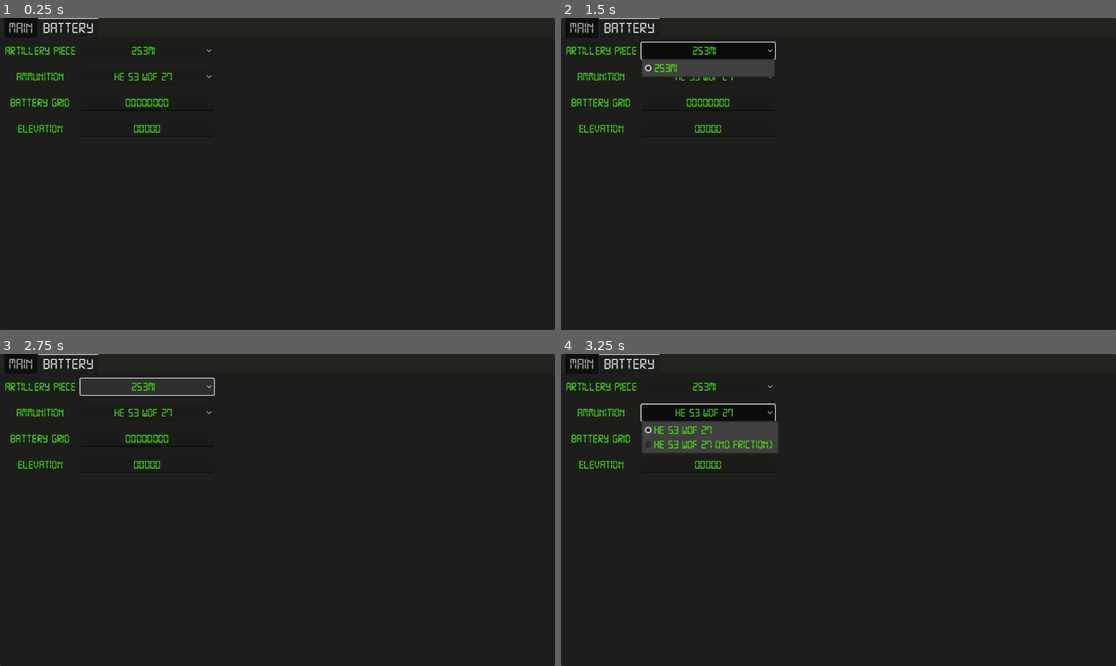
Above: before the commit, frames 1-4 (two rows, left to right).
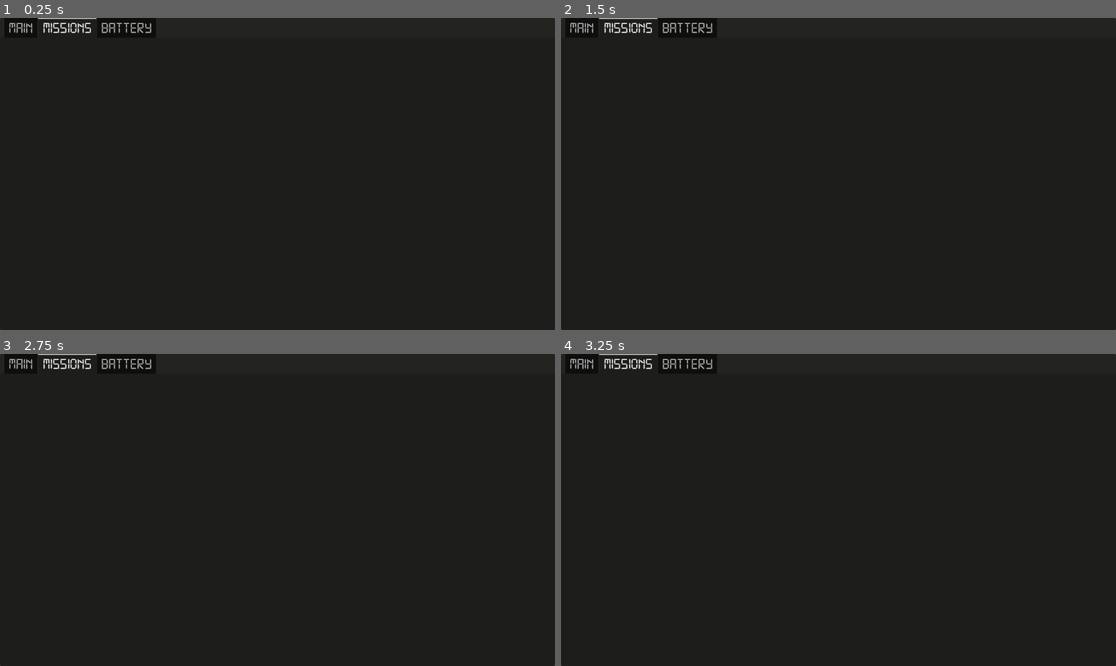
Above: after the commit, the same moments.

Repository: cparadis777/ArmaArtilleryPlanner
Game: Godot game, scene res://UI/main_ui.tscn
Same seed, same stepped clock (60 frames per second), same inputs: the game is played once before the commit and once after it.
Inputs (mouse positions are in pixels of both pictures, inside the frame that each line leads up to):
- Up to frame 1 (0.25 s): no input
- Up to frame 2 (1.5 s): click (710, 49) at 0.5 s, where only the run before the commit has a clickable "2S3M1"; click (710, 77) at 1.25 s, where only the run before the commit has a clickable "HE 53 WOF 27"
- Up to frame 3 (2.75 s): click (149, 385) at 2 s, where only the run before the commit has a clickable "2S3M1"
- Up to frame 4 (3.25 s): click (710, 413) at 2.75 s, where only the run before the commit has a clickable "HE 53 WOF 27"

The runs differ from the first frame. In frame 1, 1.2% of the frame differs, in the area x 0-39%, y 0-37%; in frame 2, 2.6%; in frame 3, 1.5%; in frame 4, 3.6%, in the area x 0-40%, y 0-37%.

Commit message:
Added logic to save mission

Diff:
--- /dev/null
+++ b/Script/resources/mission.gd
@@ -0,0 +1,8 @@
+extends Resource
+class_name Mission
+
+var name: String
+
+var solutions: Array
+var elevation: int
+var distance: int
--- /dev/null
+++ b/UI/MissionRow.tscn
@@ -0,0 +1,18 @@
+[gd_scene load_steps=2 format=3 uid="uid://cd5cttckxufit"]
+
+[ext_resource type="Script" uid="uid://c4fr1kteew6t5" path="res://UI/mission_row.gd" id="1_g4clh"]
+
+[node name="MissionRow" type="HBoxContainer"]
+script = ExtResource("1_g4clh")
+
+[node name="Name" type="Label" parent="."]
+unique_name_in_owner = true
+layout_mode = 2
+
+[node name="Distance" type="Label" parent="."]
+unique_name_in_owner = true
+layout_mode = 2
+
+[node name="Elevation" type="Label" parent="."]
+unique_name_in_owner = true
+layout_mode = 2
--- a/UI/main_ui.gd
+++ b/UI/main_ui.gd
@@ -1,11 +1,14 @@
 extends Control
 
+
+@export var SavePopUp: PackedScene
 
 @export var pieces: Array[ArtilleryPiece]
 
 
 var active_piece: ArtilleryPiece: set = set_active_piece
 var active_shell: ArtilleryShell
+
 
 func _ready() -> void:
 	%PieceSelect.clear()
@@ -63,3 +66,19 @@
 		solutions.append(solution)
 
 	%SolutionsTable.load_solutions(solutions)
+
+
+func save_mission() -> void:
+	var popup = self.SavePopUp.instantiate()
+	self.add_child(popup)
+	popup.create_mission.connect(self.create_mission)
+	popup.popup()
+
+func create_mission(name: String) -> void:
+	var mission = Mission.new()
+	mission.name = name
+	mission.distance = int(%Distance.text)
+	mission.elevation = int(%Elevation.text)
+	mission.solutions = %SolutionsTable.current_solutions
+
+	%MissionsTable.add_mission(mission)
--- a/UI/main_ui.tscn
+++ b/UI/main_ui.tscn
@@ -1,12 +1,14 @@
-[gd_scene load_steps=8 format=3 uid="uid://cd1idgc6v1tt5"]
+[gd_scene load_steps=10 format=3 uid="uid://cd1idgc6v1tt5"]
 
 [ext_resource type="Script" uid="uid://bbvn28ua630ru" path="res://UI/main_ui.gd" id="1_18al3"]
 [ext_resource type="Script" uid="uid://cmc6iqqnpi0r5" path="res://Script/resources/artillery_piece.gd" id="2_1mss6"]
+[ext_resource type="PackedScene" uid="uid://dtn16urdee6cb" path="res://UI/save_popup.tscn" id="2_8occa"]
 [ext_resource type="Resource" uid="uid://c0g70o45nje2c" path="res://Resources/pieces/2S3M1.tres" id="3_3mgtp"]
 [ext_resource type="PackedScene" uid="uid://ka5ai8xh4g83" path="res://UI/SolutionRow.tscn" id="4_3chno"]
 [ext_resource type="Script" uid="uid://cd6bpada0jmiy" path="res://UI/solutions_table.gd" id="4_g6vbv"]
 [ext_resource type="Theme" uid="uid://dqk16k73qpqe2" path="res://Resources/MainTheme.tres" id="4_pdhop"]
 [ext_resource type="PackedScene" uid="uid://d3qlum2yt1ahk" path="res://UI/Target.tscn" id="6_i5dfn"]
+[ext_resource type="Script" uid="uid://codr5gdtu2yvg" path="res://UI/missions_table.gd" id="9_gjj8c"]
 
 [node name="MainUi" type="Control"]
 layout_mode = 3
@@ -16,6 +18,7 @@
 grow_horizontal = 2
 grow_vertical = 2
 script = ExtResource("1_18al3")
+SavePopUp = ExtResource("2_8occa")
 pieces = Array[ExtResource("2_1mss6")]([ExtResource("3_3mgtp")])
 metadata/_edit_lock_ = true
 
@@ -132,10 +135,22 @@
 text = "0"
 alignment = 1
 
-[node name="Button" type="Button" parent="Panel/TabContainer/MAIN/HBoxContainer/LeftSide/MarginContainer/VBoxContainer2/VBoxContainer"]
-layout_mode = 2
+[node name="HBoxContainer" type="HBoxContainer" parent="Panel/TabContainer/MAIN/HBoxContainer/LeftSide/MarginContainer/VBoxContainer2/VBoxContainer"]
+layout_mode = 2
+size_flags_vertical = 3
+alignment = 1
+
+[node name="Button" type="Button" parent="Panel/TabContainer/MAIN/HBoxContainer/LeftSide/MarginContainer/VBoxContainer2/VBoxContainer/HBoxContainer"]
+layout_mode = 2
+size_flags_horizontal = 3
 size_flags_vertical = 4
 text = "Calculate"
+
+[node name="SaveButton" type="Button" parent="Panel/TabContainer/MAIN/HBoxContainer/LeftSide/MarginContainer/VBoxContainer2/VBoxContainer/HBoxContainer"]
+layout_mode = 2
+size_flags_horizontal = 3
+size_flags_vertical = 4
+text = "Save"
 
 [node name="HSeparator" type="HSeparator" parent="Panel/TabContainer/MAIN/HBoxContainer/LeftSide/MarginContainer/VBoxContainer2"]
 layout_mode = 2
@@ -185,13 +200,27 @@
 size_flags_vertical = 4
 metadata/_edit_lock_ = true
 
+[node name="MISSIONS" type="MarginContainer" parent="Panel/TabContainer"]
+layout_mode = 2
+metadata/_tab_index = 1
+
+[node name="HBoxContainer" type="HBoxContainer" parent="Panel/TabContainer/MISSIONS"]
+layout_mode = 2
+alignment = 1
+
+[node name="MissionsTable" type="VBoxContainer" parent="Panel/TabContainer/MISSIONS/HBoxContainer"]
+unique_name_in_owner = true
+layout_mode = 2
+script = ExtResource("9_gjj8c")
+
 [node name="BATTERY" type="MarginContainer" parent="Panel/TabContainer"]
+visible = false
 layout_mode = 2
 theme_override_constants/margin_left = 10
 theme_override_constants/margin_top = 10
 theme_override_constants/margin_right = 10
 theme_override_constants/margin_bottom = 10
-metadata/_tab_index = 1
+metadata/_tab_index = 2
 
 [node name="HBoxContainer" type="HBoxContainer" parent="Panel/TabContainer/BATTERY"]
 layout_mode = 2
@@ -254,7 +283,8 @@
 max_length = 5
 emoji_menu_enabled = false
 
-[connection signal="pressed" from="Panel/TabContainer/MAIN/HBoxContainer/LeftSide/MarginContainer/VBoxContainer2/VBoxContainer/Button" to="." method="_on_calculate_pressed"]
+[connection signal="pressed" from="Panel/TabContainer/MAIN/HBoxContainer/LeftSide/MarginContainer/VBoxContainer2/VBoxContainer/HBoxContainer/Button" to="." method="_on_calculate_pressed"]
+[connection signal="pressed" from="Panel/TabContainer/MAIN/HBoxContainer/LeftSide/MarginContainer/VBoxContainer2/VBoxContainer/HBoxContainer/SaveButton" to="." method="save_mission"]
 [connection signal="item_selected" from="Panel/TabContainer/BATTERY/HBoxContainer/GridContainer/PieceSelect" to="." method="_on_piece_select_item_selected"]
 [connection signal="item_selected" from="Panel/TabContainer/BATTERY/HBoxContainer/GridContainer/AmmoSelect" to="." method="_on_ammo_select_item_selected"]
 
--- /dev/null
+++ b/UI/mission_row.gd
@@ -0,0 +1,7 @@
+extends HBoxContainer
+class_name MissionRow
+
+func parse_mission(mission: Mission) -> void:
+    %Name.text = mission.name
+    %Distance.text = "%d" % (mission.distance)
+    %Elevation.text = "%d" % (mission.elevation)
--- /dev/null
+++ b/UI/missions_table.gd
@@ -0,0 +1,13 @@
+extends VBoxContainer
+class_name MissionsTable
+
+const MissionRowScene: PackedScene = preload("res://UI/MissionRow.tscn")
+
+func clear() -> void:
+	for child in self.get_children():
+		child.queue_free()
+
+func add_mission(mission: Mission) -> void:
+	var new_row = MissionRowScene.instantiate()
+	new_row.parse_mission(mission)
+	self.add_child(new_row)
--- /dev/null
+++ b/UI/save_popup.gd
@@ -0,0 +1,12 @@
+extends Popup
+
+
+signal create_mission(name: String)
+
+func close() -> void:
+	self.queue_free()
+
+func save() -> void:
+	self.create_mission.emit(%Name.text)
+	self.hide()
+	self.queue_free()
--- /dev/null
+++ b/UI/save_popup.tscn
@@ -0,0 +1,52 @@
+[gd_scene load_steps=2 format=3 uid="uid://dtn16urdee6cb"]
+
+[ext_resource type="Script" uid="uid://bf80534subaup" path="res://UI/save_popup.gd" id="1_qqs34"]
+
+[node name="SavePopup" type="Popup"]
+title = "Save Mission"
+initial_position = 1
+size = Vector2i(400, 200)
+visible = true
+script = ExtResource("1_qqs34")
+
+[node name="Panel" type="Panel" parent="."]
+custom_minimum_size = Vector2(400, 200)
+offset_right = 40.0
+offset_bottom = 40.0
+
+[node name="VBoxContainer" type="VBoxContainer" parent="Panel"]
+layout_mode = 1
+anchors_preset = 15
+anchor_right = 1.0
+anchor_bottom = 1.0
+grow_horizontal = 2
+grow_vertical = 2
+alignment = 1
+
+[node name="Label" type="Label" parent="Panel/VBoxContainer"]
+layout_mode = 2
+text = "MISSION NAME"
+horizontal_alignment = 1
+
+[node name="Name" type="LineEdit" parent="Panel/VBoxContainer"]
+unique_name_in_owner = true
+layout_mode = 2
+alignment = 1
+max_length = 40
+
+[node name="HBoxContainer" type="HBoxContainer" parent="Panel/VBoxContainer"]
+layout_mode = 2
+alignment = 1
+
+[node name="Save" type="Button" parent="Panel/VBoxContainer/HBoxContainer"]
+layout_mode = 2
+size_flags_horizontal = 3
+text = "Save"
+
+[node name="Cancel" type="Button" parent="Panel/VBoxContainer/HBoxContainer"]
+layout_mode = 2
+size_flags_horizontal = 3
+text = "Cancel"
+
+[connection signal="pressed" from="Panel/VBoxContainer/HBoxContainer/Save" to="." method="save"]
+[connection signal="pressed" from="Panel/VBoxContainer/HBoxContainer/Cancel" to="." method="close"]
--- a/UI/solution_row.gd
+++ b/UI/solution_row.gd
@@ -2,7 +2,7 @@
 class_name SolutionRow
 
 
-func parse_solution(solution:firing_solution) -> void:
+func parse_solution(solution: firing_solution) -> void:
 	%Type.text = solution.type
 	%Charge.text = "%d" % (solution.charge)
 	%Elevation.text = "%.2f" % (solution.elevation)
--- a/UI/solutions_table.gd
+++ b/UI/solutions_table.gd
@@ -1,14 +1,17 @@
 extends VBoxContainer
 
-const SolutionRowScene:PackedScene = preload("res://UI/SolutionRow.tscn")
+const SolutionRowScene: PackedScene = preload("res://UI/SolutionRow.tscn")
+
+var current_solutions: Array
 
 func clear() -> void:
 	for child in self.get_children():
 		child.queue_free()
 
-func load_solutions(solutions:Array) -> void:
+func load_solutions(solutions: Array) -> void:
 	self.clear()
-	for solution in solutions:
+	self.current_solutions = solutions
+	for solution in self.current_solutions:
 		var new_row = SolutionRowScene.instantiate()
 		new_row.parse_solution(solution)
 		self.add_child(new_row)
Not shown, added: Script/resources/mission.gd.uid
Not shown, added: UI/mission_row.gd.uid
Not shown, added: UI/missions_table.gd.uid
Not shown, added: UI/save_popup.gd.uid
